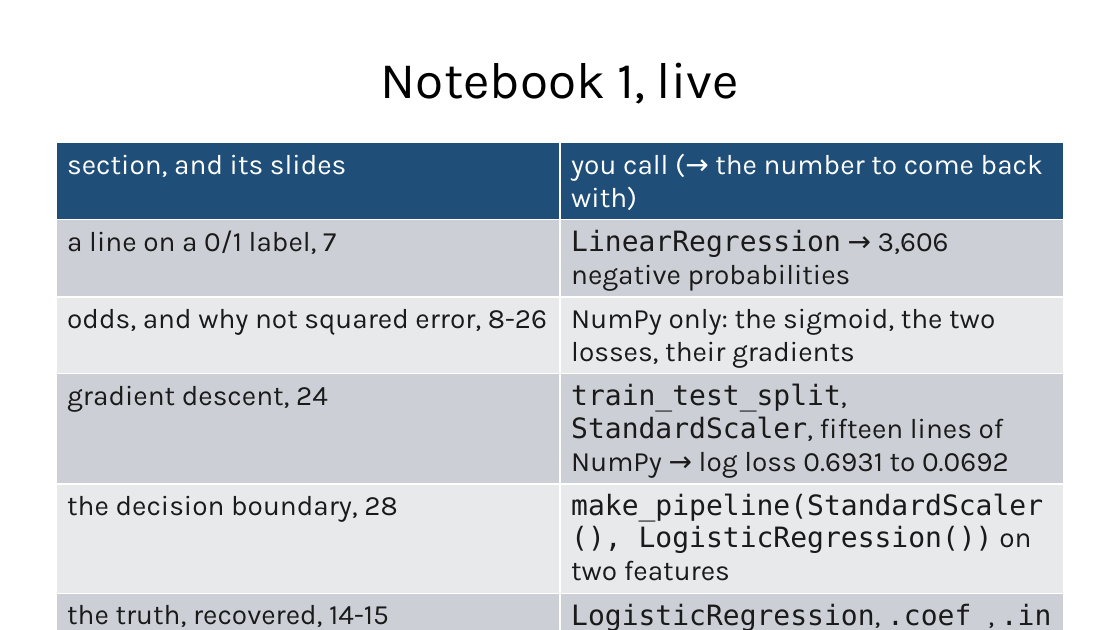
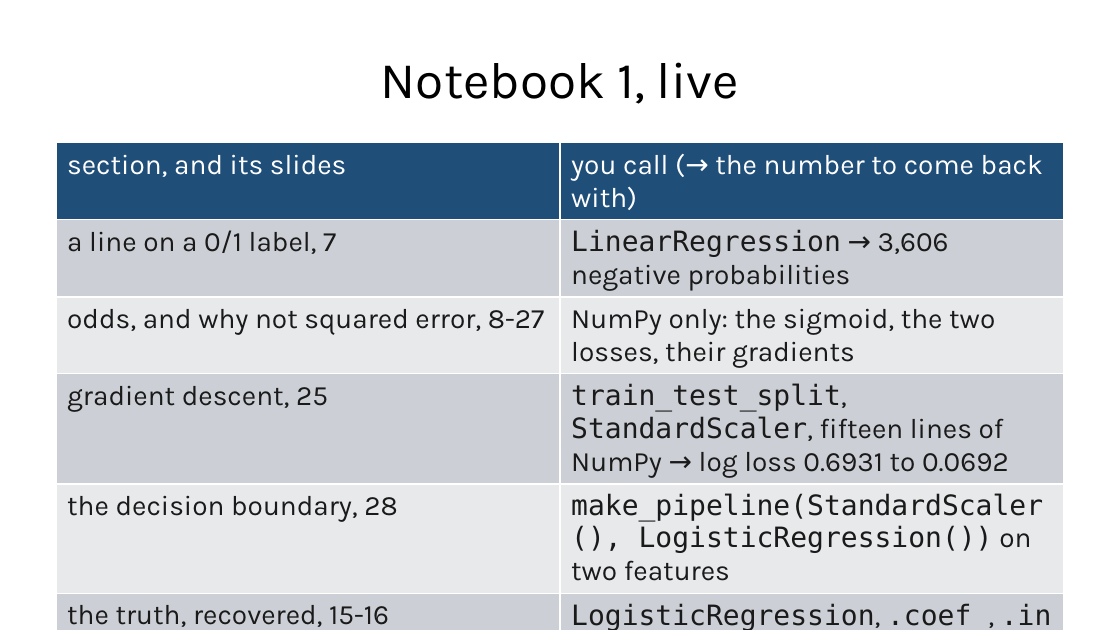
Before and after one commit to fabioantonini/technologies-for-artificial-intelligence, a slide deck: slide 29 of Lessons/04_classification_and_metrics/Slides/classification_and_metrics_slides.pptx (slide 27 before the commit). Drawn at 1120x630 pixels with LibreOffice and Linux fonts; fonts in the diff are those of the drawing; background and template pictures are left out. Boxes give left, top, right and bottom in pixels: in the first picture for what was removed or moved away, otherwise in the second. Text is boxed around its words. In the diff, an @@ line names an element or a change of style, - is before the commit and + after.

```diff
--- a/Lessons/04_classification_and_metrics/Slides/classification_and_metrics_slides.pptx
+++ b/Lessons/04_classification_and_metrics/Slides/classification_and_metrics_slides.pptx
@@ table at (56,143,1064,630) @@
-row 3, column 1: odds, and why not squared error, 8-26
+row 3, column 1: odds, and why not squared error, 8-27
-row 4, column 1: gradient descent, 24
+row 4, column 1: gradient descent, 25
-row 6, column 1: the truth, recovered, 14-15
+row 6, column 1: the truth, recovered, 15-16
```
Also in this commit, not shown: 9 other slides changed, 1 slide added, 17 other files.
